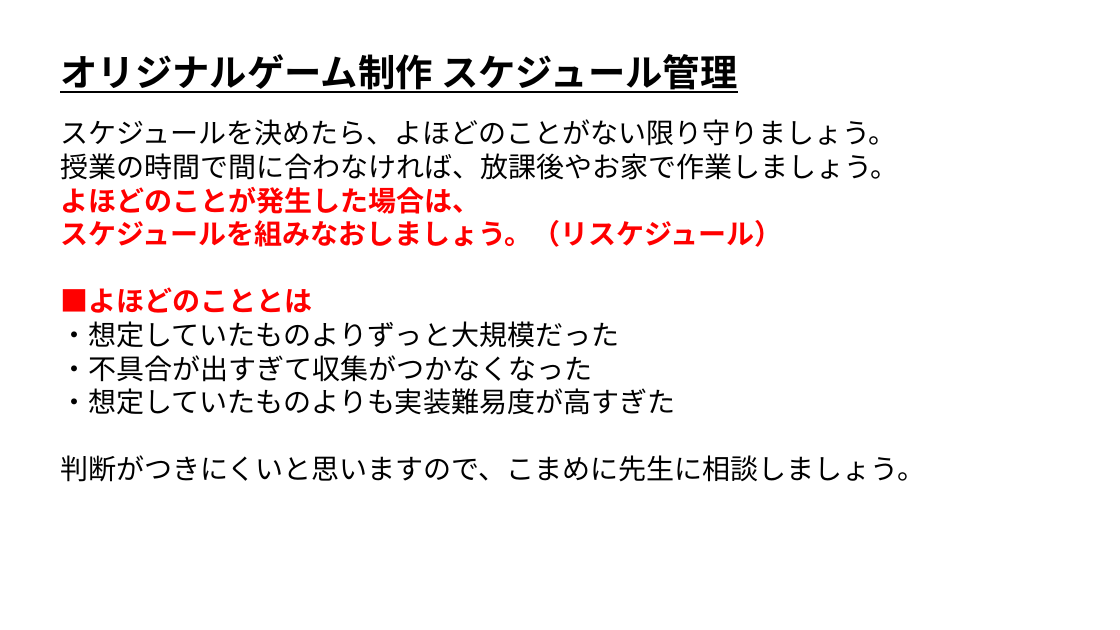
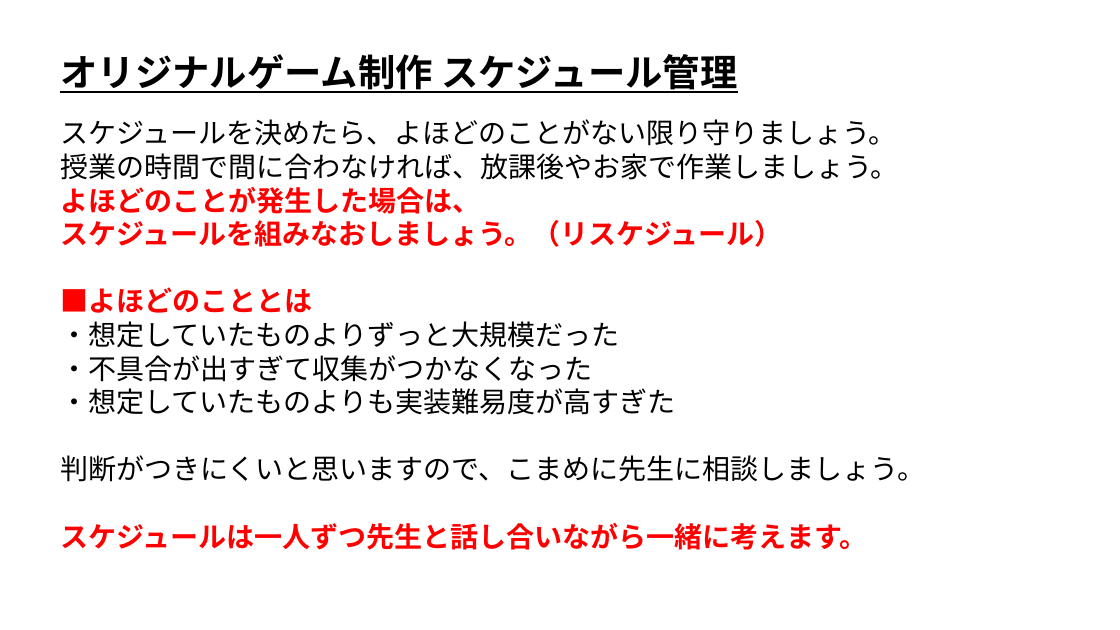
Before and after one commit to ArakiYusuke-Ohara/Textbook, a slide deck: slide 4 of ゲーム科1年/01_後期/ゲームプログラミングⅢ/05_オリジナルゲーム制作.pptx. Drawn at 1120x630 pixels with LibreOffice and Linux fonts; fonts in the diff are those of the drawing. Boxes give left, top, right and bottom in pixels: in the first picture for what was removed or moved away, otherwise in the second. Text is boxed around its words. In the diff, an @@ line names an element or a change of style, - is before the commit and + after.

```diff
--- a/ゲーム科1年/01_後期/ゲームプログラミングⅢ/05_オリジナルゲーム制作.pptx
+++ b/ゲーム科1年/01_後期/ゲームプログラミングⅢ/05_オリジナルゲーム制作.pptx
@@ text at [60,523,867,550]: paragraph added @@
+スケジュールは一人ずつ先生と話し合いながら一緒に考えます。
```
Also in this commit, not shown: 1 other slide changed.
